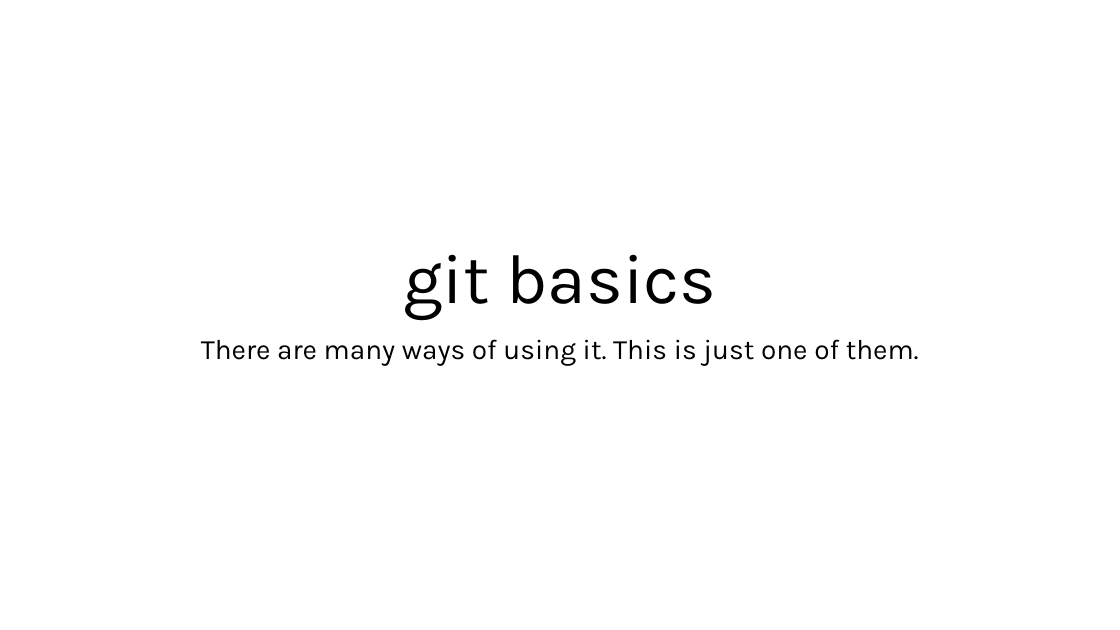
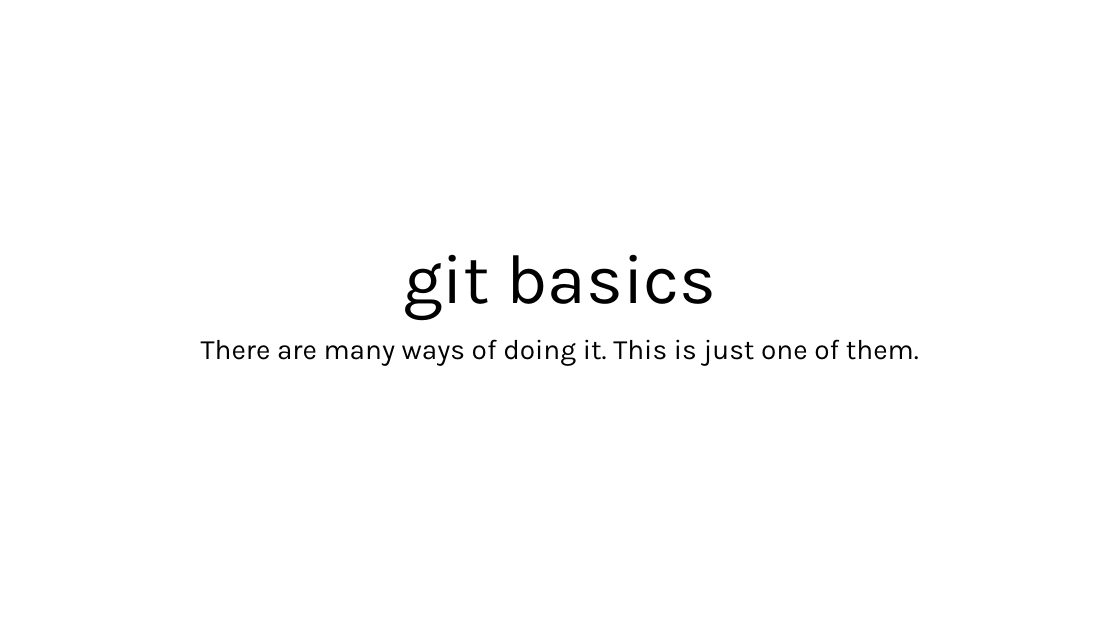
Before and after one commit to BalticMicrosoftDevelopersCommunity/letsbuild-2021, a slide deck: slide 3 of 1.Introduction/GitBasics_BalticMicrosoftDevelopersCommunity_letsbuild2021.pptx. Drawn at 1120x630 pixels with LibreOffice and Linux fonts; fonts in the diff are those of the drawing. Boxes give left, top, right and bottom in pixels: in the first picture for what was removed or moved away, otherwise in the second. Text is boxed around its words. In the diff, an @@ line names an element or a change of style, - is before the commit and + after.

```diff
--- a/1.Introduction/GitBasics_BalticMicrosoftDevelopersCommunity_letsbuild2021.pptx
+++ b/1.Introduction/GitBasics_BalticMicrosoftDevelopersCommunity_letsbuild2021.pptx
@@ subtitle at [201, 339, 919, 365]: text changed @@
-There are many ways of using it. This is just one of them.
+There are many ways of doing it. This is just one of them.
```
Also in this commit, not shown: 10 other slides changed, 10 slides added, 3 slides removed.
